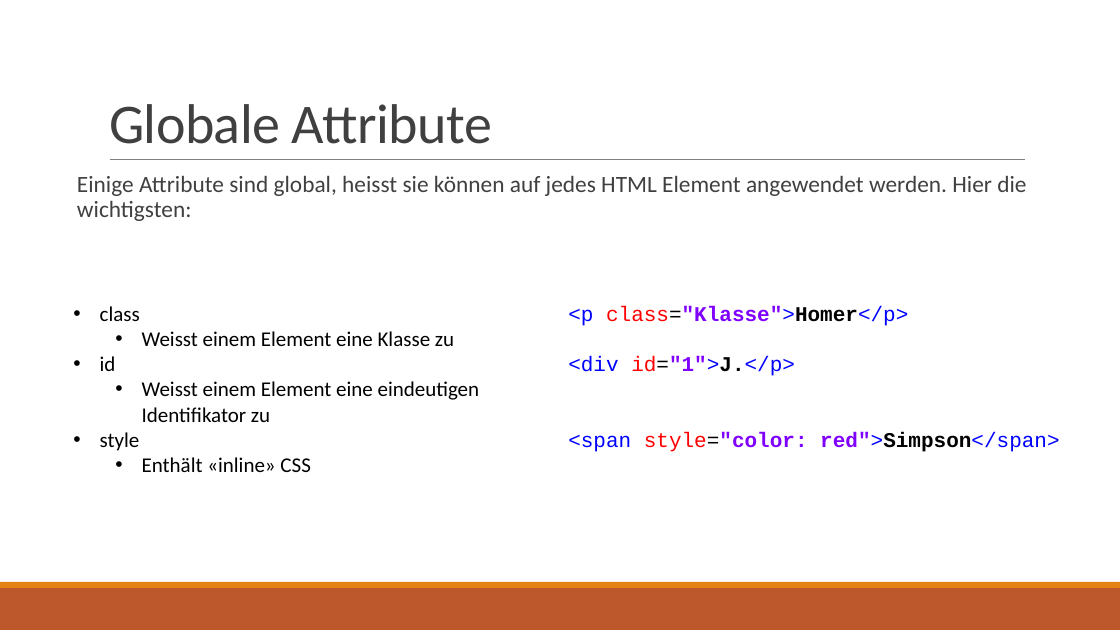
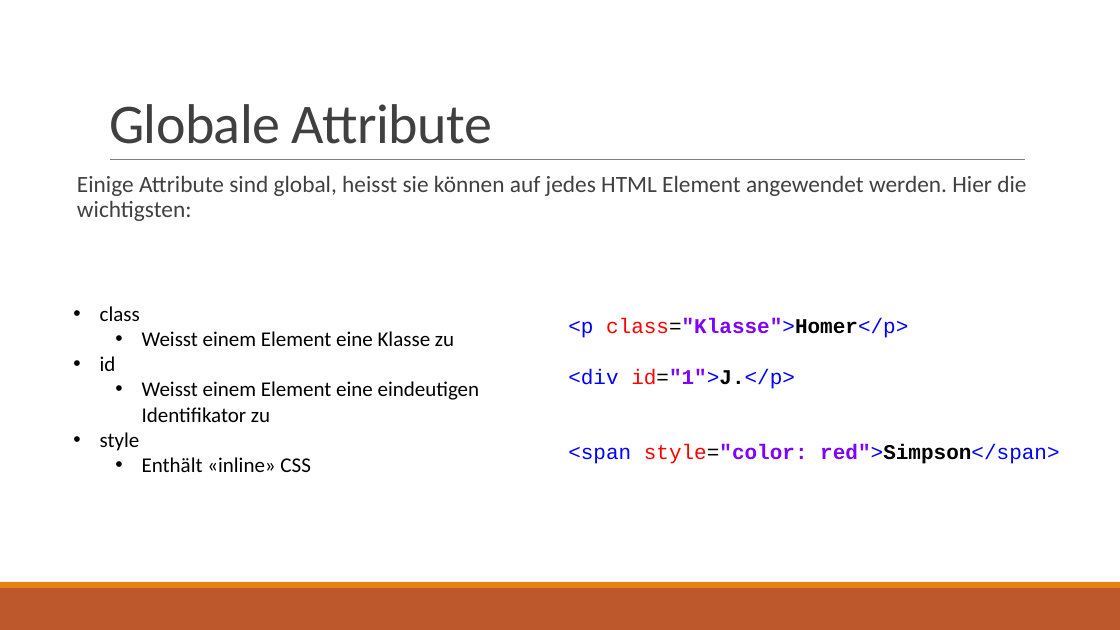
Before and after one commit to JOPA-WIT/web_seminar, a slide deck: slide 20 of Präsentationen/HTML.pptx (slide 19 before the commit). Drawn at 1120x630 pixels with LibreOffice and Linux fonts; fonts in the diff are those of the drawing. Boxes give left, top, right and bottom in pixels: in the first picture for what was removed or moved away, otherwise in the second. Text is boxed around its words. In the diff, an @@ line names an element or a change of style, - is before the commit and + after.

```diff
--- a/Präsentationen/HTML.pptx
+++ b/Präsentationen/HTML.pptx
@@ text "<p class="Klasse">Homer</p>": place and size @@
-text "<p class="Klasse">Homer</p>" at [568,306,1059,452]
+text "<p class="Klasse">Homer</p>" at [568,318,1059,464]
```
Also in this commit, not shown: 4 other slides changed, 1 slide added, 7 other files.
